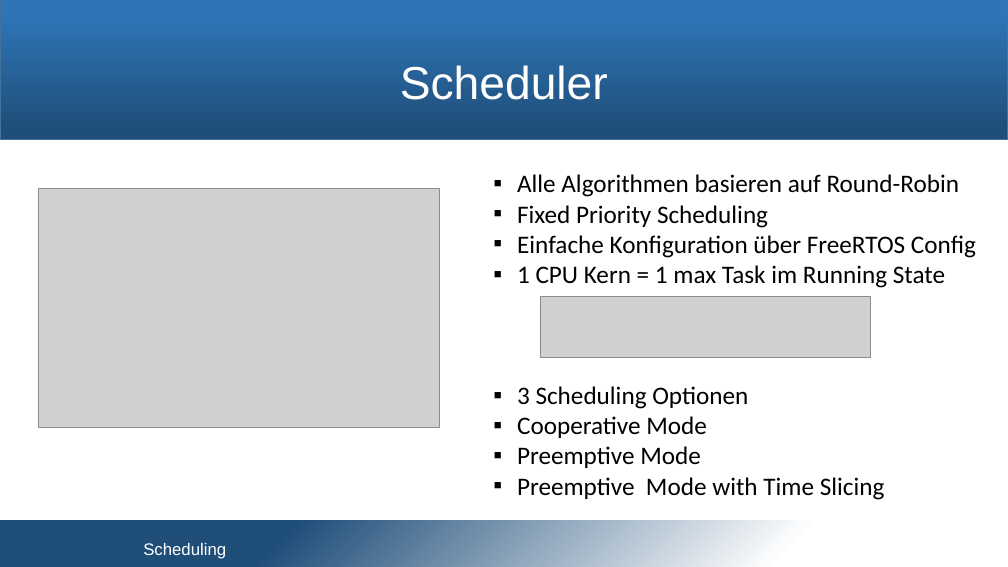
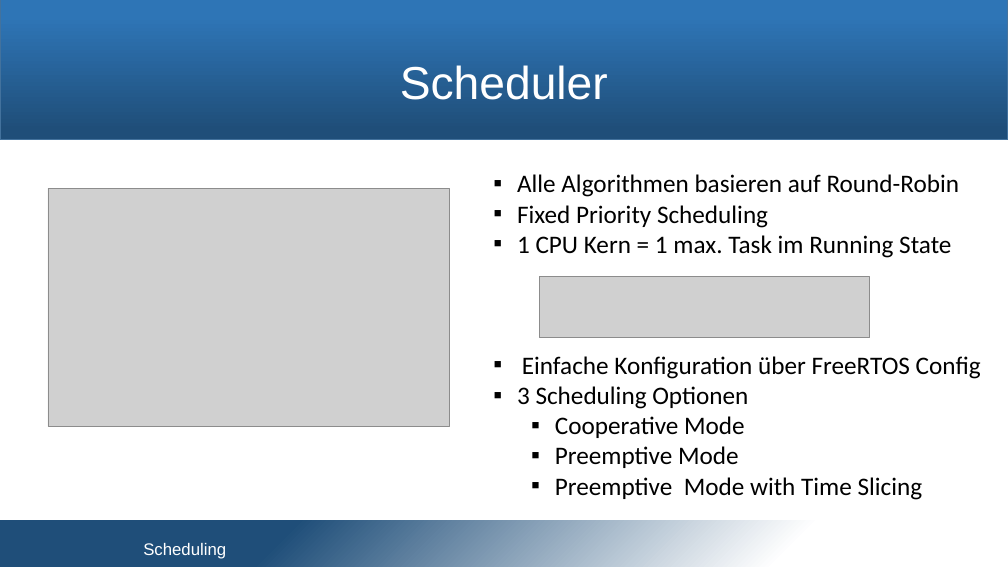
Before and after one commit to snobz/Seminar_BS_2017, a slide deck: slide 17 of Päsi/Seminar Betriebssysteme.pptx (slide 18 before the commit). Drawn at 1008x567 pixels with LibreOffice and Linux fonts; fonts in the diff are those of the drawing; grey boxes stand for pictures; background and template pictures are left out. Boxes give left, top, right and bottom in pixels: in the first picture for what was removed or moved away, otherwise in the second. Text is boxed around its words. In the diff, an @@ line names an element or a change of style, - is before the commit and + after.

```diff
--- a/Päsi/Seminar Betriebssysteme.pptx
+++ b/Päsi/Seminar Betriebssysteme.pptx
@@ picture: place and size @@
-picture at (38, 189, 439, 428)
+picture at (48, 188, 449, 427)
@@ text at (517, 235, 951, 258): paragraph added @@
+▪ 1 CPU Kern = 1 max. Task im Running State
@@ text at (517, 265, 945, 288): paragraph removed @@
-▪ 1 CPU Kern = 1 max Task im Running State
@@ picture: place and size @@
-picture at (540, 297, 870, 358)
+picture at (539, 277, 870, 338)
@@ text at (522, 356, 981, 500): indent changed; list level 1 to 2 in "Cooperative Mode"; list level 1 to 2 in "Preemptive Mode"; list level 1 to 2 in "Preemptive Mode with Time Slicing" @@
```
Also in this commit, not shown: 7 other slides changed, 1 slide added, 2 slides removed.
